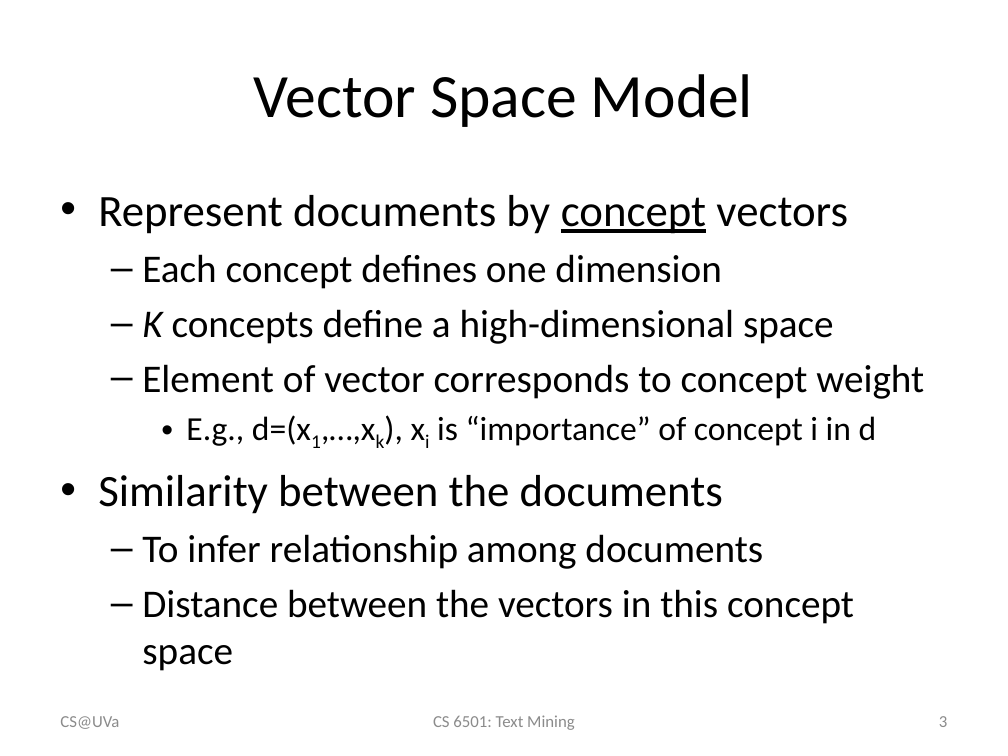
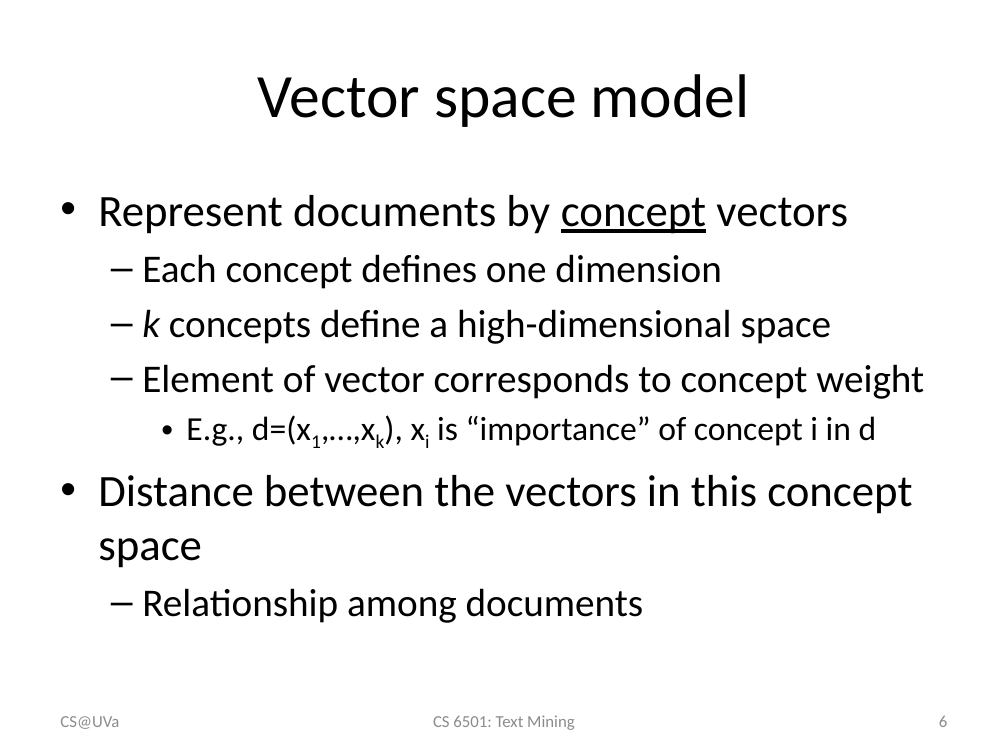
Before and after one commit to wang296/CS6501-Text-Mining, a slide deck: slide 6 of docs/VS model.pptx (slide 3 before the commit). Drawn at 1008x756 pixels with LibreOffice and Linux fonts; fonts in the diff are those of the drawing. Boxes give left, top, right and bottom in pixels: in the first picture for what was removed or moved away, otherwise in the second. Text is boxed around its words. In the diff, an @@ line names an element or a change of style, - is before the commit and + after.

```diff
--- a/docs/VS model.pptx
+++ b/docs/VS model.pptx
@@ title at bbox=[258, 74, 750, 127]: text changed @@
-Vector Space Model
+Vector space model
@@ text at bbox=[142, 309, 832, 344]: text changed @@
-  – K concepts define a high-dimensional space
+  – k concepts define a high-dimensional space
@@ text at bbox=[98, 475, 763, 569]: paragraphs removed @@
-• Similarity between the documents
-  – To infer relationship among documents
@@ text at bbox=[98, 475, 912, 568]: size 28 to 32 pt in "Distance between the vectors in this concept ..."; bullet – to •; list level 2 to 1 in "Distance between the vectors in ..." @@
@@ text at bbox=[142, 588, 644, 623]: paragraph added @@
+  – Relationship among documents
@@ page number at bbox=[939, 716, 947, 727]: text changed @@
-3
+6
```
Also in this commit, not shown: 30 other slides changed, 4 slides added, 2 other files.
